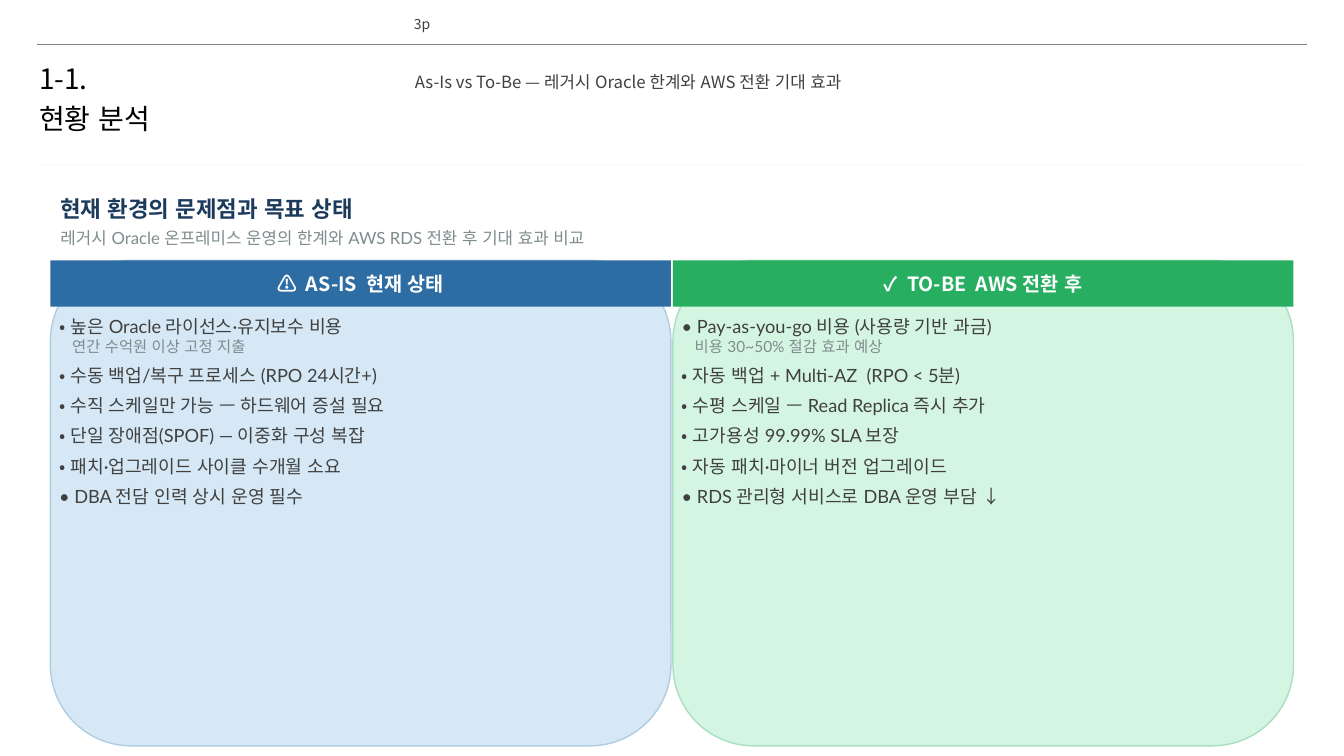
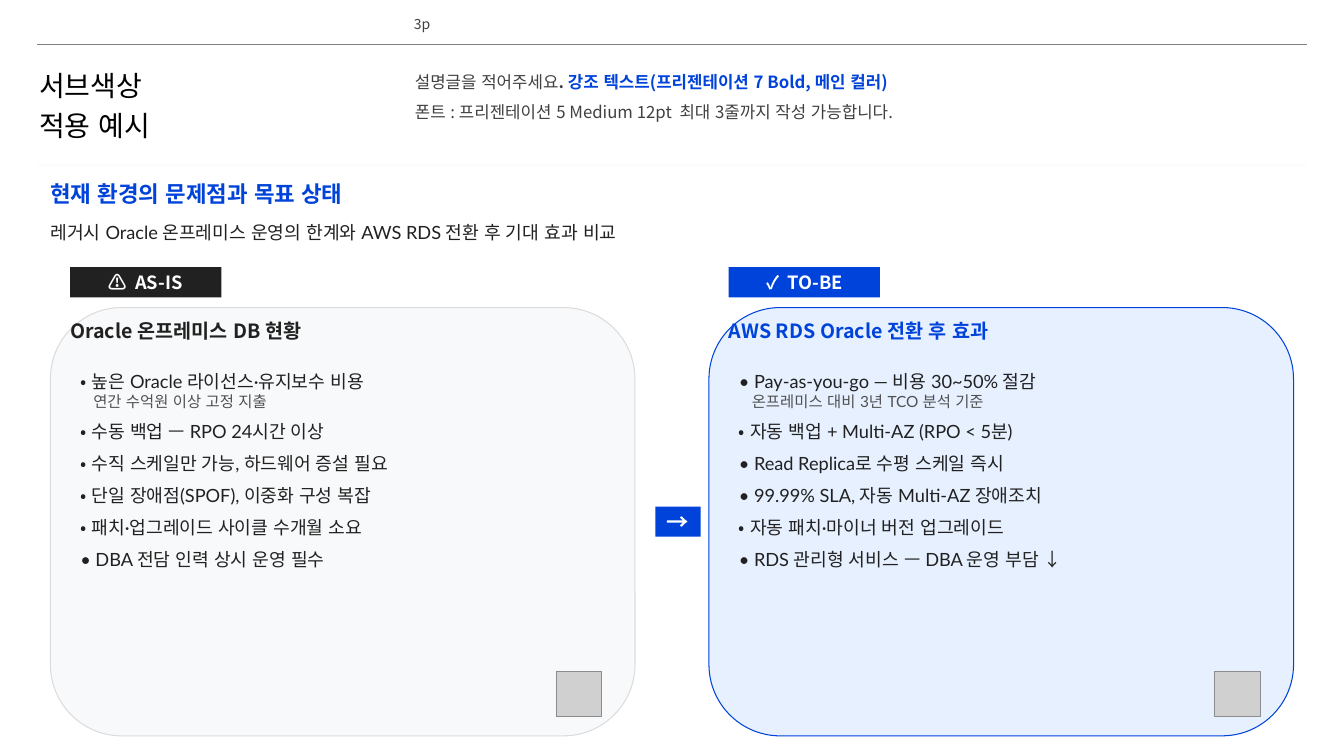
Before and after one commit to lhs6395-hslee/project-steer, a slide deck: slide 3 of results/pptx/Oracle_DB_Migration_Guide.pptx. Drawn at 1344x756 pixels with LibreOffice and Linux fonts; fonts in the diff are those of the drawing; grey boxes stand for pictures; background and template pictures are left out. Boxes give left, top, right and bottom in pixels: in the first picture for what was removed or moved away, otherwise in the second. Text is boxed around its words. In the diff, an @@ line names an element or a change of style, - is before the commit and + after.

```diff
--- a/results/pptx/Oracle_DB_Migration_Guide.pptx
+++ b/results/pptx/Oracle_DB_Migration_Guide.pptx
@@ text at (39,72,150,139): text changed @@
-1-1.
-현황 분석
+서브색상
+적용 예시
@@ text at (415,74,893,122): text changed @@
-As-Is vs To-Be — 레거시 Oracle 한계와 AWS 전환 기대 효과
+설명글을 적어주세요. 강조 텍스트(프리젠테이션 7 Bold, 메인 컬러)
+폰트 : 프리젠테이션 5 Medium 12pt 최대 3줄까지 작성 가능합니다.
@@ text "현재 환경의 문제점과 목표 상태": place and size @@
-text "현재 환경의 문제점과 목표 상태" at (60,198,352,219)
+text "현재 환경의 문제점과 목표 상태" at (50,183,342,204)
@@ text "현재 환경의 문제점과 목표 상태" at (50,183,342,204): text colour #1B3A5C to #0043DA @@
@@ text "레거시 Oracle 온프레미스 운영의 한계와 ...": place and size @@
-text "레거시 Oracle 온프레미스 운영의 한계와 ..." at (60,230,584,246)
+text "레거시 Oracle 온프레미스 운영의 한계와 ..." at (50,224,616,241)
@@ text "레거시 Oracle 온프레미스 운영의 한계와 ..." at (50,224,616,241): size 12 to 13 pt, text colour #7F8C8D to #212121 @@
@@ rectangle removed at (50,260,671,307) @@
-⚠ AS-IS 현재 상태
@@ rectangle added at (71,267,222,297), fill #212121, 13 pt, text #FFFFFF, bold @@
+⚠ AS-IS
@@ rectangle removed at (674,260,1295,307) @@
-✓ TO-BE AWS 전환 후
@@ rectangle added at (729,267,880,297), fill #0043DA, 13 pt, text #FFFFFF, bold @@
+✓ TO-BE
@@ rounded rectangle: place and size @@
-rounded rectangle at (50,260,671,746)
+rounded rectangle at (50,308,635,736)
@@ rounded rectangle at (50,308,635,736): fill #D6E8F5 to #F8F9FA; outline #AECDE0 1 pt to #DCDCDC 0.75 pt @@
@@ text added at (70,321,301,340), 14 pt, text #212121, bold @@
+Oracle 온프레미스 DB 현황
@@ rounded rectangle: place and size @@
-rounded rectangle at (674,260,1295,746)
+rounded rectangle at (709,308,1294,736)
@@ rounded rectangle at (709,308,1294,736): fill #D5F5E3 to #E6F0FF; outline #A9DFBF 1 pt to #0043DA 0.75 pt @@
@@ text added at (729,318,988,340), 14 pt, text #0043DA, bold @@
+AWS RDS Oracle 전환 후 효과
@@ text "• 높은 Oracle 라이선스·유지보수 비용": place and size @@
-text "• 높은 Oracle 라이선스·유지보수 비용" at (70,318,384,505)
+text "• 높은 Oracle 라이선스·유지보수 비용" at (92,373,387,568)
@@ text at (92,373,363,568): text colour #404040 to #212121 in "• 높은 Oracle 라이선스·유지보수 비용", "• 패치·업그레이드 사이클 수개월 소요", "• DBA 전담 인력 상시 운영 필수"; text colour #7F8C8D to #505050 in "연간 수억원 이상 고정 지출" @@
@@ text "• Pay-as-you-go — 비용 30~50% ...": place and size @@
-text "• Pay-as-you-go — 비용 30~50% ..." at (693,318,991,505)
+text "• Pay-as-you-go — 비용 30~50% ..." at (750,373,1042,568)
@@ text at (754,373,1036,392): text changed; text colour #404040 to #212121 @@
-• Pay-as-you-go 비용 (사용량 기반 과금)
-비용 30~50% 절감 효과 예상
+• Pay-as-you-go — 비용 30~50% 절감
+온프레미스 대비 3년 TCO 분석 기준
@@ text at (92,423,387,505): text changed; text colour #404040 to #212121 @@
-• 수동 백업/복구 프로세스 (RPO 24시간+)
-• 수직 스케일만 가능 — 하드웨어 증설 필요
-• 단일 장애점(SPOF) — 이중화 구성 복잡
+• 수동 백업 — RPO 24시간 이상
+• 수직 스케일만 가능, 하드웨어 증설 필요
+• 단일 장애점(SPOF), 이중화 구성 복잡
@@ text at (750,423,1013,536): text colour #404040 to #212121 in "• 자동 백업 + Multi-AZ (RPO < ...", "• 자동 패치·마이너 버전 업그레이드" @@
@@ text at (754,455,1042,505): text changed; text colour #404040 to #212121 @@
-• 수평 스케일 — Read Replica 즉시 추가
-• 고가용성 99.99% SLA 보장
+• Read Replica로 수평 스케일 즉시
+• 99.99% SLA, 자동 Multi-AZ 장애조치
@@ rectangle added at (655,507,701,537), fill #0043DA, 16 pt, text #FFFFFF, bold @@
+→
@@ text at (754,550,1038,568): text changed; text colour #404040 to #212121 @@
-• RDS 관리형 서비스로 DBA 운영 부담 ↓
+• RDS 관리형 서비스 — DBA 운영 부담 ↓
@@ picture added at (557,671,602,717) @@
@@ picture added at (1215,671,1260,717) @@
```
Also in this commit, not shown: 8 other slides changed.
